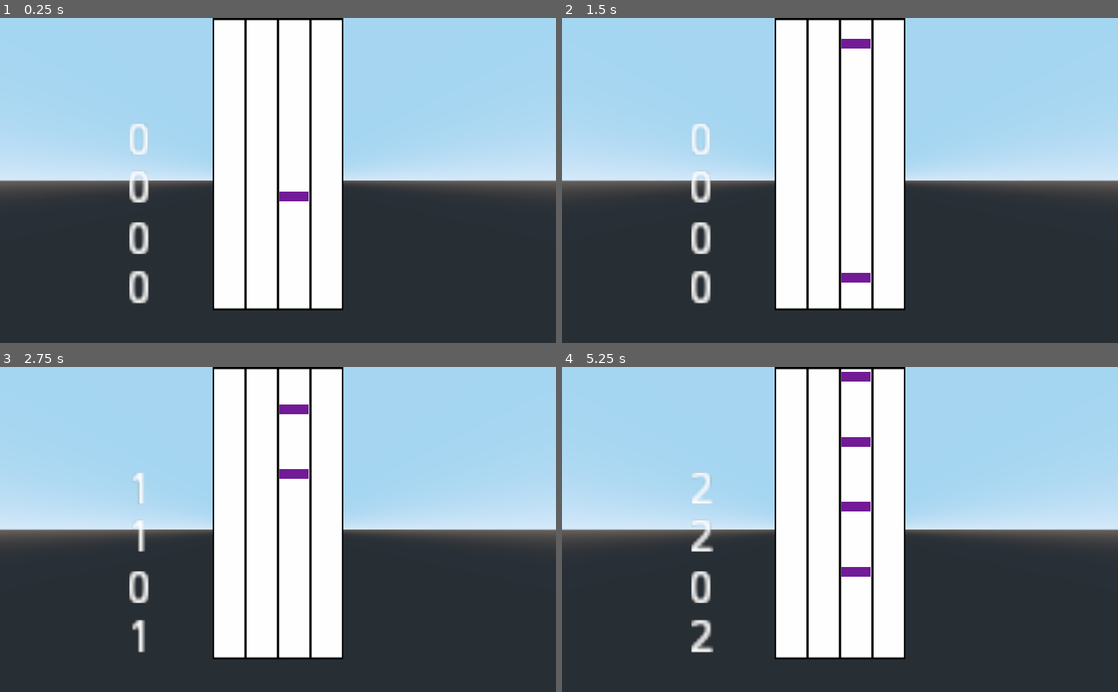
Above: before the commit, frames 1-4 (two rows, left to right).
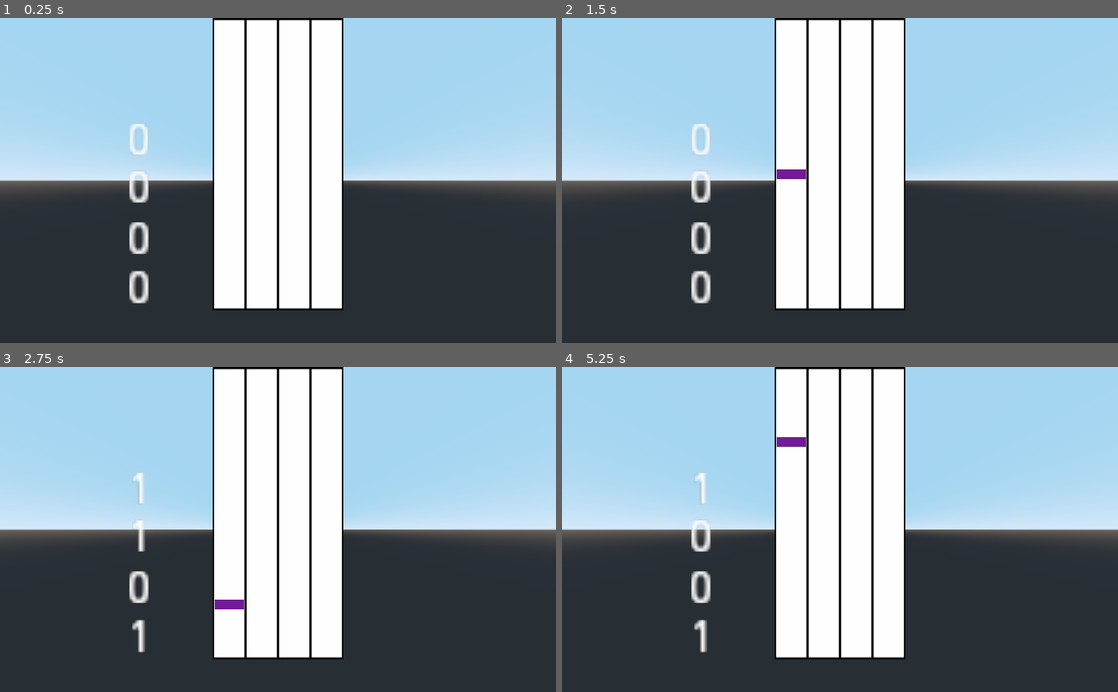
Above: after the commit, the same moments.

Repository: Xwilarg/BearJam
Game: Godot game, scene res://Scenes/Night.tscn
The game is run twice, just before and just after one commit, with the same random seed, the same clock (stepped at 60 frames per second) and the same inputs. This scene is started directly instead of the project's main scene.
Inputs (mouse positions are in pixels of both pictures, inside the frame that each line leads up to):
- Up to frame 1 (0.25 s): no input
- Up to frame 2 (1.5 s): move the mouse to (962, 164) at 0.52 s; hold D (right) 0.53-1.28 s; hold Space (action_spacebar) 0.53-1.28 s; move the mouse to (728, 196) at 1.27 s; hold S (backward) from 1.28 s (still down); tap Space (action_spacebar) at 1.35 s
- Up to frame 3 (2.75 s): move the mouse to (333, 458) at 2.02 s; release S (backward) at 2.03 s; hold D (right) from 2.03 s (still down); hold Space (action_spacebar) from 2.03 s (still down)
- Up to frame 4 (5.25 s): move the mouse to (812, 594) at 2.77 s; release D (right) at 2.78 s; release Space (action_spacebar) at 2.78 s; hold W (forward) 2.78-3.53 s; tap Space (action_spacebar) at 2.85, 4.35 s; move the mouse to (1006, 578) at 3.52 s; hold Space (action_spacebar) 3.53-4.28 s; hold A (left) 3.53-5.03 s; move the mouse to (673, 480) at 4.27 s; move the mouse to (867, 529) at 5.02 s; hold S (backward) from 5.03 s (still down); hold Space (action_spacebar) from 5.03 s (still down)

The runs differ from the first frame. In frame 1, 0.2% of the frame differs, in the area x 50-56%, y 53-57%; in frame 2, 0.5%; in frame 3, 0.5%; in frame 4, 1.4%, in the area x 23-56%, y 1-88%.

Commit message:
Add random spawn

Diff:
--- a/Scenes/Night.tscn
+++ b/Scenes/Night.tscn
@@ -1,8 +1,7 @@
-[gd_scene load_steps=5 format=2]
+[gd_scene load_steps=4 format=2]
 
 [ext_resource path="res://UI/WhiteBar.png" type="Texture" id=1]
 [ext_resource path="res://Scripts/Night.gd" type="Script" id=2]
-[ext_resource path="res://Scenes/Note.tscn" type="PackedScene" id=3]
 
 [sub_resource type="BoxShape" id=1]
 
@@ -53,9 +52,6 @@
 
 [node name="MeshInstance" type="MeshInstance" parent="Hit Area"]
 
-[node name="Note" parent="." instance=ExtResource( 3 )]
-transform = Transform( 1, 0, 0, 0, 1, 0, 0, 0, 1, 0.5, 5, -2 )
-
 [node name="HitLabel" type="Label3D" parent="."]
 transform = Transform( 1, 0, 0, 0, 1, 0, 0, 0, 1, -4.28034, 1.61947, -1 )
 pixel_size = 0.1
--- a/Scripts/GameSytem.gd
+++ b/Scripts/GameSytem.gd
@@ -3,7 +3,7 @@
 var clock = Timer.new()
 
 var day_time = 0
-var note_speed = 2
+var note_speed = 10
 
 # Called when the node enters the scene tree for the first time.
 func _ready():
--- a/Scripts/Night.gd
+++ b/Scripts/Night.gd
@@ -5,6 +5,7 @@
 var miss = 0;
 var combo = 0;
 var best_combo = 0;
+var rng: RandomNumberGenerator = RandomNumberGenerator.new()
 
 const notePrefab = preload("../Scenes/Note.tscn")
 var timer = 1
@@ -16,7 +17,7 @@
 	timer -= delta
 	if timer <= 0:
 		var inst = notePrefab.instance()
-		inst.translate(Vector3(0.5, 10.2, -2.0))
+		inst.translate(Vector3(-1.5 + 1 * rng.randi_range(0, 3), 10.2, -2.0))
 		add_child(inst)
 		timer = 1
 	hit = check_note($"Hit Area", hit);
